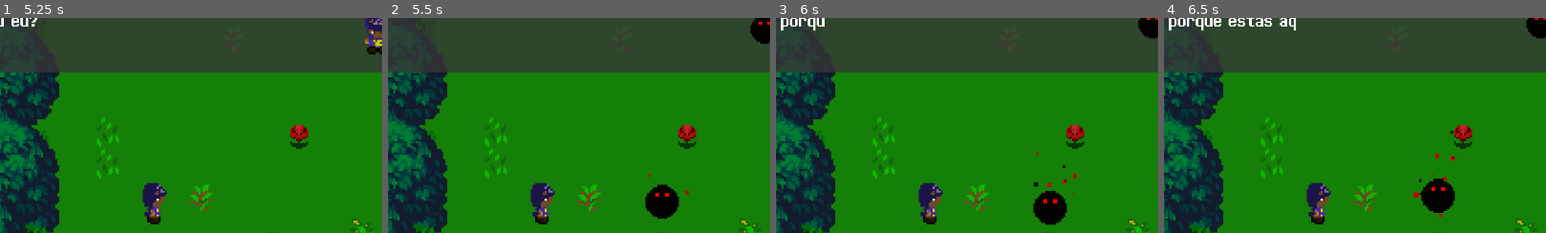
Above: before the commit, frames 1-4 (left to right).
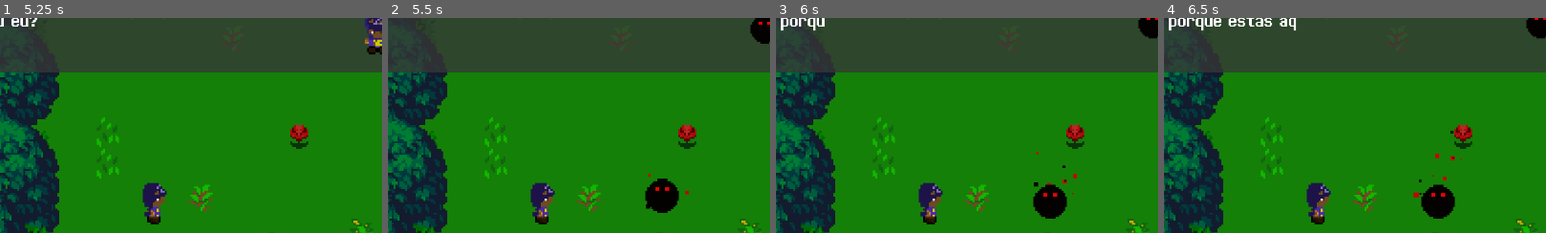
Above: after the commit, the same moments.

Repository: SynT8735/Blackout
Game: Godot game, scene res://Scenes/Menu/Menu.tscn
Two runs of this game, one before a commit and one after it. Both use one fixed random seed, a clock stepped at 60 frames per second and the inputs below.
Inputs (mouse positions are % of the whole screen's width and height, from its top left):
- Up to frame 1 (5.25 s): click "Jogar" at 0.5 s; click (96, 7) at 1.25 s; click "Voltar ao jogo" at 2 s; tap Enter (ui_accept) at 2.75, 3.02, 3.77, 4.25 s; hold D (ui_right) 2.78-3.53 s; hold S (ui_down) 3.53-4.28 s; hold D (ui_right) 4.28-5.03 s; hold W (ui_up) from 5.03 s (still down)
- Up to frame 2 (5.5 s): keep holding W (ui_up); tap Enter (ui_accept) at 5.27 s
- Up to frame 3 (6 s): release W (ui_up) at 5.78 s; hold A (ui_left) from 5.78 s (still down)
- Up to frame 4 (6.5 s): keep holding A (ui_left); tap Enter (ui_accept) at 6.02 s
The pictures show only the part of the screen within x 30-80%, y 8-58%; the shares and areas given below are measured in that part.

Frame 1 is identical in both runs. In frame 2, 0.6% of the frame differs, in the area x 67-77%, y 74-94%; in frame 3, 0.6%, in the area x 67-77%, y 77-97%; in frame 4, 0.6%.

Commit message:
Blackout
- Changed Mega-Slime range
- Change Slimes positions

Diff:
--- a/Blackout/Organizado/Scenes/World.tscn
+++ b/Blackout/Organizado/Scenes/World.tscn
@@ -20,18 +20,58 @@
 [ext_resource path="res://Scenes/GameOver.tscn" type="PackedScene" id=18]
 [ext_resource path="res://assets/font/Determination2.ttf" type="DynamicFontData" id=19]
 [ext_resource path="res://assets/scripts/first_dialogue.gd" type="Script" id=20]
-[ext_resource path="res://assets/sprites/PNG/sprites/ShadowSpirit/Ilde/ShadowSpirit/ShadowSpirit_0.png" type="Texture" id=21]
-[ext_resource path="res://assets/sprites/PNG/sprites/ShadowSpirit/Ilde/ShadowSpirit/ShadowSpirit_1.png" type="Texture" id=22]
-[ext_resource path="res://assets/sprites/PNG/sprites/ShadowSpirit/Ilde/ShadowSpirit/ShadowSpirit_2.png" type="Texture" id=23]
-[ext_resource path="res://assets/sprites/PNG/sprites/Zell/Idle/idle_down.png" type="Texture" id=24]
+[ext_resource path="res://assets/sprites/PNG/sprites/Zell/Idle/idle_down.png" type="Texture" id=21]
+[ext_resource path="res://assets/sprites/PNG/sprites/ShadowSpirit/Ilde/ShadowSpirit/ShadowSpirit_0.png" type="Texture" id=22]
+[ext_resource path="res://assets/sprites/PNG/sprites/ShadowSpirit/Ilde/ShadowSpirit/ShadowSpirit_1.png" type="Texture" id=23]
+[ext_resource path="res://assets/sprites/PNG/sprites/ShadowSpirit/Ilde/ShadowSpirit/ShadowSpirit_2.png" type="Texture" id=24]
 [ext_resource path="res://Scenes/player.tscn" type="PackedScene" id=25]
 [ext_resource path="res://Scenes/slime.tscn" type="PackedScene" id=26]
-[ext_resource path="res://Scenes/slime_boss.tscn" type="PackedScene" id=27]
-[ext_resource path="res://assets/Sons/flecha.ogg" type="AudioStream" id=28]
-[ext_resource path="res://assets/Sons/Slime_Jump.ogg" type="AudioStream" id=29]
-[ext_resource path="res://assets/Sons/MegaSlime_Jump.ogg" type="AudioStream" id=30]
-[ext_resource path="res://assets/Sons/Arco_puxar.ogg" type="AudioStream" id=31]
-[ext_resource path="res://assets/sprites/pedra_block.png" type="Texture" id=32]
+[ext_resource path="res://assets/scripts/slime_boss.gd" type="Script" id=27]
+[ext_resource path="res://assets/sprites/PNG/sprites/Slime_boss/idle/Boss_Slime_left/Boss_Slime_left_00.png" type="Texture" id=28]
+[ext_resource path="res://assets/sprites/PNG/sprites/Slime_boss/idle/Boss_Slime_left/Boss_Slime_left_01.png" type="Texture" id=29]
+[ext_resource path="res://assets/sprites/PNG/sprites/Slime_boss/idle/Boss_Slime_left/Boss_Slime_left_02.png" type="Texture" id=30]
+[ext_resource path="res://assets/sprites/PNG/sprites/Slime_boss/idle/Boss_Slime_left/Boss_Slime_left_03.png" type="Texture" id=31]
+[ext_resource path="res://assets/sprites/PNG/sprites/Slime_boss/idle/Boss_Slime_left/Boss_Slime_left_04.png" type="Texture" id=32]
+[ext_resource path="res://assets/sprites/PNG/sprites/Slime_boss/idle/Boss_Slime_left/Boss_Slime_left_05.png" type="Texture" id=33]
+[ext_resource path="res://assets/sprites/PNG/sprites/Slime_boss/idle/Boss_Slime_left/Boss_Slime_left_06.png" type="Texture" id=34]
+[ext_resource path="res://assets/sprites/PNG/sprites/Slime_boss/idle/Boss_Slime_left/Boss_Slime_left_07.png" type="Texture" id=35]
+[ext_resource path="res://assets/sprites/PNG/sprites/Slime_boss/idle/Boss_Slime_left/Boss_Slime_left_08.png" type="Texture" id=36]
+[ext_resource path="res://assets/sprites/PNG/sprites/Slime_boss/idle/Boss_Slime_left/Boss_Slime_left_09.png" type="Texture" id=37]
+[ext_resource path="res://assets/sprites/PNG/sprites/Slime/idle/Slime_right/slime_right_00.png" type="Texture" id=38]
+[ext_resource path="res://assets/sprites/PNG/sprites/Slime/idle/Slime_right/slime_right_01.png" type="Texture" id=39]
+[ext_resource path="res://assets/sprites/PNG/sprites/Slime/idle/Slime_right/slime_right_02.png" type="Texture" id=40]
+[ext_resource path="res://assets/sprites/PNG/sprites/Slime/idle/Slime_right/slime_right_03.png" type="Texture" id=41]
+[ext_resource path="res://assets/sprites/PNG/sprites/Slime/idle/Slime_right/slime_right_04.png" type="Texture" id=42]
+[ext_resource path="res://assets/sprites/PNG/sprites/Slime/idle/Slime_right/slime_right_05.png" type="Texture" id=43]
+[ext_resource path="res://assets/sprites/PNG/sprites/Slime/idle/Slime_right/slime_right_06.png" type="Texture" id=44]
+[ext_resource path="res://assets/sprites/PNG/sprites/Slime/idle/Slime_right/slime_right_07.png" type="Texture" id=45]
+[ext_resource path="res://assets/sprites/PNG/sprites/Slime/idle/Slime_right/slime_right_08.png" type="Texture" id=46]
+[ext_resource path="res://assets/sprites/PNG/sprites/Slime/idle/Slime_right/slime_right_09.png" type="Texture" id=47]
+[ext_resource path="res://assets/sprites/PNG/sprites/Slime/idle/Slime_right/slime_right_10.png" type="Texture" id=48]
+[ext_resource path="res://assets/sprites/PNG/sprites/Slime/idle/Slime_right/slime_right_11.png" type="Texture" id=49]
+[ext_resource path="res://assets/sprites/PNG/sprites/Slime/idle/Slime_right/slime_right_12.png" type="Texture" id=50]
+[ext_resource path="res://assets/sprites/PNG/sprites/Slime/idle/Slime_right/slime_right_13.png" type="Texture" id=51]
+[ext_resource path="res://assets/sprites/PNG/sprites/Slime/idle/Slime_right/slime_right_14.png" type="Texture" id=52]
+[ext_resource path="res://assets/sprites/PNG/sprites/Slime/idle/Slime_back/slime_back_00.png" type="Texture" id=53]
+[ext_resource path="res://assets/sprites/PNG/sprites/Slime/idle/Slime_back/slime_back_01.png" type="Texture" id=54]
+[ext_resource path="res://assets/sprites/PNG/sprites/Slime/idle/Slime_back/slime_back_02.png" type="Texture" id=55]
+[ext_resource path="res://assets/sprites/PNG/sprites/Slime/idle/Slime_back/slime_back_03.png" type="Texture" id=56]
+[ext_resource path="res://assets/sprites/PNG/sprites/Slime/idle/Slime_back/slime_back_04.png" type="Texture" id=57]
+[ext_resource path="res://assets/sprites/PNG/sprites/Slime/idle/Slime_back/slime_back_05.png" type="Texture" id=58]
+[ext_resource path="res://assets/sprites/PNG/sprites/Slime/idle/Slime_back/slime_back_06.png" type="Texture" id=59]
+[ext_resource path="res://assets/sprites/PNG/sprites/Slime/idle/Slime_back/slime_back_07.png" type="Texture" id=60]
+[ext_resource path="res://assets/sprites/PNG/sprites/Slime/idle/Slime_back/slime_back_08.png" type="Texture" id=61]
+[ext_resource path="res://assets/sprites/PNG/sprites/Slime/idle/Slime_back/slime_back_09.png" type="Texture" id=62]
+[ext_resource path="res://assets/sprites/PNG/sprites/Slime/idle/Slime_back/slime_back_10.png" type="Texture" id=63]
+[ext_resource path="res://assets/sprites/PNG/sprites/Slime/idle/Slime_back/slime_back_11.png" type="Texture" id=64]
+[ext_resource path="res://assets/sprites/PNG/sprites/Slime/idle/Slime_back/slime_back_12.png" type="Texture" id=65]
+[ext_resource path="res://assets/sprites/PNG/sprites/Slime/idle/Slime_back/slime_back_13.png" type="Texture" id=66]
+[ext_resource path="res://assets/sprites/PNG/sprites/Slime/idle/Slime_back/slime_back_14.png" type="Texture" id=67]
+[ext_resource path="res://assets/Sons/flecha.ogg" type="AudioStream" id=68]
+[ext_resource path="res://assets/Sons/Slime_Jump.ogg" type="AudioStream" id=69]
+[ext_resource path="res://assets/Sons/MegaSlime_Jump.ogg" type="AudioStream" id=70]
+[ext_resource path="res://assets/Sons/Arco_puxar.ogg" type="AudioStream" id=71]
+[ext_resource path="res://assets/sprites/pedra_block.png" type="Texture" id=72]
 
 [sub_resource type="DynamicFont" id=1]
 size = 72
@@ -51,21 +91,64 @@
 
 [sub_resource type="SpriteFrames" id=7]
 animations = [ {
-"frames": [ ExtResource( 21 ), ExtResource( 22 ), ExtResource( 23 ) ],
+"frames": [ ExtResource( 21 ) ],
+"loop": true,
+"name": "zell",
+"speed": 8.0
+}, {
+"frames": [ ExtResource( 22 ), ExtResource( 23 ), ExtResource( 24 ) ],
 "loop": true,
 "name": "shadow_spirit",
 "speed": 5.0
+} ]
+
+[sub_resource type="SpriteFrames" id=8]
+animations = [ {
+"frames": [ ExtResource( 28 ), ExtResource( 29 ), ExtResource( 30 ), ExtResource( 31 ), ExtResource( 32 ), ExtResource( 33 ), ExtResource( 34 ), ExtResource( 35 ), ExtResource( 36 ), ExtResource( 37 ) ],
+"loop": true,
+"name": "left",
+"speed": 12.0
 }, {
-"frames": [ ExtResource( 24 ) ],
+"frames": [ ExtResource( 38 ), ExtResource( 39 ), ExtResource( 40 ), ExtResource( 41 ), ExtResource( 42 ), ExtResource( 43 ), ExtResource( 44 ), ExtResource( 45 ), ExtResource( 46 ), ExtResource( 47 ), ExtResource( 48 ), ExtResource( 49 ), ExtResource( 50 ), ExtResource( 51 ), ExtResource( 52 ) ],
 "loop": true,
-"name": "zell",
+"name": "right",
 "speed": 8.0
+}, {
+"frames": [ ExtResource( 53 ), ExtResource( 54 ), ExtResource( 55 ), ExtResource( 56 ), ExtResource( 57 ), ExtResource( 58 ), ExtResource( 59 ), ExtResource( 60 ), ExtResource( 61 ), ExtResource( 62 ), ExtResource( 63 ), ExtResource( 64 ), ExtResource( 65 ), ExtResource( 66 ), ExtResource( 67 ) ],
+"loop": true,
+"name": "top",
+"speed": 8.0
+}, {
+"frames": [  ],
+"loop": true,
+"name": "down",
+"speed": 24.0
 } ]
 
-[sub_resource type="RectangleShape2D" id=8]
+[sub_resource type="RectangleShape2D" id=9]
+extents = Vector2( 619.973, 348.013 )
+
+[sub_resource type="Animation" id=10]
+resource_name = "taking_damage"
+length = 0.45
+step = 0.05
+tracks/0/type = "value"
+tracks/0/path = NodePath("AnimatedSprite:visible")
+tracks/0/interp = 1
+tracks/0/loop_wrap = true
+tracks/0/imported = false
+tracks/0/enabled = true
+tracks/0/keys = {
+"times": PoolRealArray( 0, 0.05, 0.1, 0.15, 0.2, 0.25, 0.3, 0.35, 0.4, 0.45 ),
+"transitions": PoolRealArray( 1, 1, 1, 1, 1, 1, 1, 1, 1, 1 ),
+"update": 1,
+"values": [ false, true, false, true, false, true, false, true, false, true ]
+}
+
+[sub_resource type="RectangleShape2D" id=11]
 extents = Vector2( 37.9309, 10.2234 )
 
-[sub_resource type="RectangleShape2D" id=9]
+[sub_resource type="RectangleShape2D" id=12]
 
 [node name="World" type="Node"]
 script = ExtResource( 1 )
@@ -78,7 +161,7 @@
 visible = false
 position = Vector2( 221.603, 246.272 )
 scale = Vector2( 0.5, 0.5 )
-frame = 3
+frame = 0
 
 [node name="Map" parent="." instance=ExtResource( 3 )]
 position = Vector2( 1, -2 )
@@ -347,7 +430,7 @@
 
 [node name="Slime" parent="." instance=ExtResource( 26 )]
 editor/display_folded = true
-position = Vector2( 592.649, 327.327 )
+position = Vector2( 572.066, 226.619 )
 speed = 70
 
 [node name="Navigation2D" type="Navigation2D" parent="Slime"]
@@ -356,7 +439,7 @@
 
 [node name="Slime2" parent="." instance=ExtResource( 26 )]
 editor/display_folded = true
-position = Vector2( 555.286, 389.39 )
+position = Vector2( 568.518, 322.496 )
 speed = 70
 
 [node name="Navigation2D" type="Navigation2D" parent="Slime2"]
@@ -365,7 +448,7 @@
 
 [node name="Slime3" parent="." instance=ExtResource( 26 )]
 editor/display_folded = true
-position = Vector2( 1062.9, 481.228 )
+position = Vector2( 1144.5, 484.168 )
 speed = 70
 
 [node name="Navigation2D" type="Navigation2D" parent="Slime3"]
@@ -373,7 +456,7 @@
 [node name="Tween" type="Tween" parent="Slime3"]
 
 [node name="Slime4" parent="." instance=ExtResource( 26 )]
-position = Vector2( 1161.47, 454.398 )
+position = Vector2( 1404.05, 469.1 )
 speed = 70
 
 [node name="Navigation2D" type="Navigation2D" parent="Slime4"]
@@ -382,35 +465,60 @@
 
 [node name="Slime5" parent="." instance=ExtResource( 26 )]
 editor/display_folded = true
-position = Vector2( 1528.08, 143.769 )
+position = Vector2( 1561.89, 149.65 )
 speed = 70
 
 [node name="Navigation2D" type="Navigation2D" parent="Slime5"]
 
 [node name="Tween" type="Tween" parent="Slime5"]
 
-[node name="Slime_Boss" parent="." instance=ExtResource( 27 )]
-editor/display_folded = true
+[node name="Slime_Boss" type="KinematicBody2D" parent="."]
 position = Vector2( 2185.5, -292.596 )
+scale = Vector2( 0.5, 0.5 )
+z_index = 3
+collision_layer = 2
+collision_mask = 2
+script = ExtResource( 27 )
+speed = 50
+
+[node name="AnimatedSprite" type="AnimatedSprite" parent="Slime_Boss"]
+scale = Vector2( 2, 2 )
+frames = SubResource( 8 )
+animation = "left"
+
+[node name="CollisionPolygon2D" type="CollisionPolygon2D" parent="Slime_Boss"]
+scale = Vector2( 2, 2 )
+polygon = PoolVector2Array( -2.36941, 9.39087, -7.98993, 13.8136, -15.4533, 23.3961, -19.1388, 31.7808, 23.3376, 31.6887, 19.7441, 23.6725, 13.0179, 16.7621, 6.38387, 10.4044 )
+
+[node name="player_container" type="Node" parent="Slime_Boss"]
+
+[node name="Area2D" type="Area2D" parent="Slime_Boss"]
+
+[node name="CollisionShape2D" type="CollisionShape2D" parent="Slime_Boss/Area2D"]
+position = Vector2( 13.8374, -92.6756 )
+shape = SubResource( 9 )
+
+[node name="AnimationPlayer" type="AnimationPlayer" parent="Slime_Boss"]
+anims/taking_damage = SubResource( 10 )
 
 [node name="Navigation2D" type="Navigation2D" parent="Slime_Boss"]
 
 [node name="Tween" type="Tween" parent="Slime_Boss"]
 
 [node name="ArrowShootSound" type="AudioStreamPlayer" parent="."]
-stream = ExtResource( 28 )
+stream = ExtResource( 68 )
 volume_db = -9.0
 
 [node name="SlimeJumpingSound" type="AudioStreamPlayer" parent="."]
-stream = ExtResource( 29 )
+stream = ExtResource( 69 )
 volume_db = -9.0
 
 [node name="MegaSlimeJumpingSound" type="AudioStreamPlayer" parent="."]
-stream = ExtResource( 30 )
+stream = ExtResource( 70 )
 volume_db = -9.0
 
 [node name="BowReloadSound" type="AudioStreamPlayer" parent="."]
-stream = ExtResource( 31 )
+stream = ExtResource( 71 )
 volume_db = -9.0
 
 [node name="trigger" type="Area2D" parent="."]
@@ -443,4 +551,6 @@
 [connection signal="is_playing" from="Dialogues/First_Dialogue/RichTextLabel" to="Player" method="_on_RichTextLabel_is_playing"]
 [connection signal="timeout" from="Dialogues/First_Dialogue/Timer" to="Dialogues/First_Dialogue/RichTextLabel" method="_on_Timer_timeout"]
 [connection signal="player_died" from="Player" to="GameOverMenu/GameOver" method="_on_Player_player_died"]
+[connection signal="body_entered" from="Slime_Boss/Area2D" to="Slime_Boss" method="_on_Area2D_body_entered"]
+[connection signal="body_exited" from="Slime_Boss/Area2D" to="Slime_Boss" method="_on_Area2D_body_exited"]
 [connection signal="body_entered" from="trigger" to="Player" method="_on_trigger_body_entered"]
--- a/Blackout/Organizado/Scenes/slime_boss.tscn
+++ b/Blackout/Organizado/Scenes/slime_boss.tscn
@@ -1,31 +1,31 @@
 [gd_scene load_steps=45 format=2]
 
 [ext_resource path="res://assets/scripts/slime_boss.gd" type="Script" id=1]
-[ext_resource path="res://assets/sprites/PNG/sprites/Slime/idle/Slime_right/slime_right_00.png" type="Texture" id=2]
-[ext_resource path="res://assets/sprites/PNG/sprites/Slime/idle/Slime_right/slime_right_01.png" type="Texture" id=3]
-[ext_resource path="res://assets/sprites/PNG/sprites/Slime/idle/Slime_right/slime_right_02.png" type="Texture" id=4]
-[ext_resource path="res://assets/sprites/PNG/sprites/Slime/idle/Slime_right/slime_right_03.png" type="Texture" id=5]
-[ext_resource path="res://assets/sprites/PNG/sprites/Slime/idle/Slime_right/slime_right_04.png" type="Texture" id=6]
-[ext_resource path="res://assets/sprites/PNG/sprites/Slime/idle/Slime_right/slime_right_05.png" type="Texture" id=7]
-[ext_resource path="res://assets/sprites/PNG/sprites/Slime/idle/Slime_right/slime_right_06.png" type="Texture" id=8]
-[ext_resource path="res://assets/sprites/PNG/sprites/Slime/idle/Slime_right/slime_right_07.png" type="Texture" id=9]
-[ext_resource path="res://assets/sprites/PNG/sprites/Slime/idle/Slime_right/slime_right_08.png" type="Texture" id=10]
-[ext_resource path="res://assets/sprites/PNG/sprites/Slime/idle/Slime_right/slime_right_09.png" type="Texture" id=11]
-[ext_resource path="res://assets/sprites/PNG/sprites/Slime/idle/Slime_right/slime_right_10.png" type="Texture" id=12]
-[ext_resource path="res://assets/sprites/PNG/sprites/Slime/idle/Slime_right/slime_right_11.png" type="Texture" id=13]
-[ext_resource path="res://assets/sprites/PNG/sprites/Slime/idle/Slime_right/slime_right_12.png" type="Texture" id=14]
-[ext_resource path="res://assets/sprites/PNG/sprites/Slime/idle/Slime_right/slime_right_13.png" type="Texture" id=15]
-[ext_resource path="res://assets/sprites/PNG/sprites/Slime/idle/Slime_right/slime_right_14.png" type="Texture" id=16]
-[ext_resource path="res://assets/sprites/PNG/sprites/Slime_boss/idle/Boss_Slime_left/Boss_Slime_left_00.png" type="Texture" id=17]
-[ext_resource path="res://assets/sprites/PNG/sprites/Slime_boss/idle/Boss_Slime_left/Boss_Slime_left_01.png" type="Texture" id=18]
-[ext_resource path="res://assets/sprites/PNG/sprites/Slime_boss/idle/Boss_Slime_left/Boss_Slime_left_02.png" type="Texture" id=19]
-[ext_resource path="res://assets/sprites/PNG/sprites/Slime_boss/idle/Boss_Slime_left/Boss_Slime_left_03.png" type="Texture" id=20]
-[ext_resource path="res://assets/sprites/PNG/sprites/Slime_boss/idle/Boss_Slime_left/Boss_Slime_left_04.png" type="Texture" id=21]
-[ext_resource path="res://assets/sprites/PNG/sprites/Slime_boss/idle/Boss_Slime_left/Boss_Slime_left_05.png" type="Texture" id=22]
-[ext_resource path="res://assets/sprites/PNG/sprites/Slime_boss/idle/Boss_Slime_left/Boss_Slime_left_06.png" type="Texture" id=23]
-[ext_resource path="res://assets/sprites/PNG/sprites/Slime_boss/idle/Boss_Slime_left/Boss_Slime_left_07.png" type="Texture" id=24]
-[ext_resource path="res://assets/sprites/PNG/sprites/Slime_boss/idle/Boss_Slime_left/Boss_Slime_left_08.png" type="Texture" id=25]
-[ext_resource path="res://assets/sprites/PNG/sprites/Slime_boss/idle/Boss_Slime_left/Boss_Slime_left_09.png" type="Texture" id=26]
+[ext_resource path="res://assets/sprites/PNG/sprites/Slime_boss/idle/Boss_Slime_left/Boss_Slime_left_00.png" type="Texture" id=2]
+[ext_resource path="res://assets/sprites/PNG/sprites/Slime_boss/idle/Boss_Slime_left/Boss_Slime_left_01.png" type="Texture" id=3]
+[ext_resource path="res://assets/sprites/PNG/sprites/Slime_boss/idle/Boss_Slime_left/Boss_Slime_left_02.png" type="Texture" id=4]
+[ext_resource path="res://assets/sprites/PNG/sprites/Slime_boss/idle/Boss_Slime_left/Boss_Slime_left_03.png" type="Texture" id=5]
+[ext_resource path="res://assets/sprites/PNG/sprites/Slime_boss/idle/Boss_Slime_left/Boss_Slime_left_04.png" type="Texture" id=6]
+[ext_resource path="res://assets/sprites/PNG/sprites/Slime_boss/idle/Boss_Slime_left/Boss_Slime_left_05.png" type="Texture" id=7]
+[ext_resource path="res://assets/sprites/PNG/sprites/Slime_boss/idle/Boss_Slime_left/Boss_Slime_left_06.png" type="Texture" id=8]
+[ext_resource path="res://assets/sprites/PNG/sprites/Slime_boss/idle/Boss_Slime_left/Boss_Slime_left_07.png" type="Texture" id=9]
+[ext_resource path="res://assets/sprites/PNG/sprites/Slime_boss/idle/Boss_Slime_left/Boss_Slime_left_08.png" type="Texture" id=10]
+[ext_resource path="res://assets/sprites/PNG/sprites/Slime_boss/idle/Boss_Slime_left/Boss_Slime_left_09.png" type="Texture" id=11]
+[ext_resource path="res://assets/sprites/PNG/sprites/Slime/idle/Slime_right/slime_right_00.png" type="Texture" id=12]
+[ext_resource path="res://assets/sprites/PNG/sprites/Slime/idle/Slime_right/slime_right_01.png" type="Texture" id=13]
+[ext_resource path="res://assets/sprites/PNG/sprites/Slime/idle/Slime_right/slime_right_02.png" type="Texture" id=14]
+[ext_resource path="res://assets/sprites/PNG/sprites/Slime/idle/Slime_right/slime_right_03.png" type="Texture" id=15]
+[ext_resource path="res://assets/sprites/PNG/sprites/Slime/idle/Slime_right/slime_right_04.png" type="Texture" id=16]
+[ext_resource path="res://assets/sprites/PNG/sprites/Slime/idle/Slime_right/slime_right_05.png" type="Texture" id=17]
+[ext_resource path="res://assets/sprites/PNG/sprites/Slime/idle/Slime_right/slime_right_06.png" type="Texture" id=18]
+[ext_resource path="res://assets/sprites/PNG/sprites/Slime/idle/Slime_right/slime_right_07.png" type="Texture" id=19]
+[ext_resource path="res://assets/sprites/PNG/sprites/Slime/idle/Slime_right/slime_right_08.png" type="Texture" id=20]
+[ext_resource path="res://assets/sprites/PNG/sprites/Slime/idle/Slime_right/slime_right_09.png" type="Texture" id=21]
+[ext_resource path="res://assets/sprites/PNG/sprites/Slime/idle/Slime_right/slime_right_10.png" type="Texture" id=22]
+[ext_resource path="res://assets/sprites/PNG/sprites/Slime/idle/Slime_right/slime_right_11.png" type="Texture" id=23]
+[ext_resource path="res://assets/sprites/PNG/sprites/Slime/idle/Slime_right/slime_right_12.png" type="Texture" id=24]
+[ext_resource path="res://assets/sprites/PNG/sprites/Slime/idle/Slime_right/slime_right_13.png" type="Texture" id=25]
+[ext_resource path="res://assets/sprites/PNG/sprites/Slime/idle/Slime_right/slime_right_14.png" type="Texture" id=26]
 [ext_resource path="res://assets/sprites/PNG/sprites/Slime/idle/Slime_back/slime_back_00.png" type="Texture" id=27]
 [ext_resource path="res://assets/sprites/PNG/sprites/Slime/idle/Slime_back/slime_back_01.png" type="Texture" id=28]
 [ext_resource path="res://assets/sprites/PNG/sprites/Slime/idle/Slime_back/slime_back_02.png" type="Texture" id=29]
@@ -42,17 +42,17 @@
 [ext_resource path="res://assets/sprites/PNG/sprites/Slime/idle/Slime_back/slime_back_13.png" type="Texture" id=40]
 [ext_resource path="res://assets/sprites/PNG/sprites/Slime/idle/Slime_back/slime_back_14.png" type="Texture" id=41]
 
-[sub_resource type="SpriteFrames" id=1]
+[sub_resource type="SpriteFrames" id=8]
 animations = [ {
-"frames": [ ExtResource( 2 ), ExtResource( 3 ), ExtResource( 4 ), ExtResource( 5 ), ExtResource( 6 ), ExtResource( 7 ), ExtResource( 8 ), ExtResource( 9 ), ExtResource( 10 ), ExtResource( 11 ), ExtResource( 12 ), ExtResource( 13 ), ExtResource( 14 ), ExtResource( 15 ), ExtResource( 16 ) ],
+"frames": [ ExtResource( 2 ), ExtResource( 3 ), ExtResource( 4 ), ExtResource( 5 ), ExtResource( 6 ), ExtResource( 7 ), ExtResource( 8 ), ExtResource( 9 ), ExtResource( 10 ), ExtResource( 11 ) ],
+"loop": true,
+"name": "left",
+"speed": 12.0
+}, {
+"frames": [ ExtResource( 12 ), ExtResource( 13 ), ExtResource( 14 ), ExtResource( 15 ), ExtResource( 16 ), ExtResource( 17 ), ExtResource( 18 ), ExtResource( 19 ), ExtResource( 20 ), ExtResource( 21 ), ExtResource( 22 ), ExtResource( 23 ), ExtResource( 24 ), ExtResource( 25 ), ExtResource( 26 ) ],
 "loop": true,
 "name": "right",
 "speed": 8.0
-}, {
-"frames": [ ExtResource( 17 ), ExtResource( 18 ), ExtResource( 19 ), ExtResource( 20 ), ExtResource( 21 ), ExtResource( 22 ), ExtResource( 23 ), ExtResource( 24 ), ExtResource( 25 ), ExtResource( 26 ) ],
-"loop": true,
-"name": "left",
-"speed": 12.0
 }, {
 "frames": [ ExtResource( 27 ), ExtResource( 28 ), ExtResource( 29 ), ExtResource( 30 ), ExtResource( 31 ), ExtResource( 32 ), ExtResource( 33 ), ExtResource( 34 ), ExtResource( 35 ), ExtResource( 36 ), ExtResource( 37 ), ExtResource( 38 ), ExtResource( 39 ), ExtResource( 40 ), ExtResource( 41 ) ],
 "loop": true,
@@ -96,7 +96,7 @@
 
 [node name="AnimatedSprite" type="AnimatedSprite" parent="."]
 scale = Vector2( 2, 2 )
-frames = SubResource( 1 )
+frames = SubResource( 8 )
 animation = "left"
 
 [node name="CollisionPolygon2D" type="CollisionPolygon2D" parent="."]
Not shown: 4 places in Blackout/Organizado/Scenes/World.tscn that only renumber resources
Not shown: 2 places in Blackout/Organizado/Scenes/slime_boss.tscn that only renumber resources
